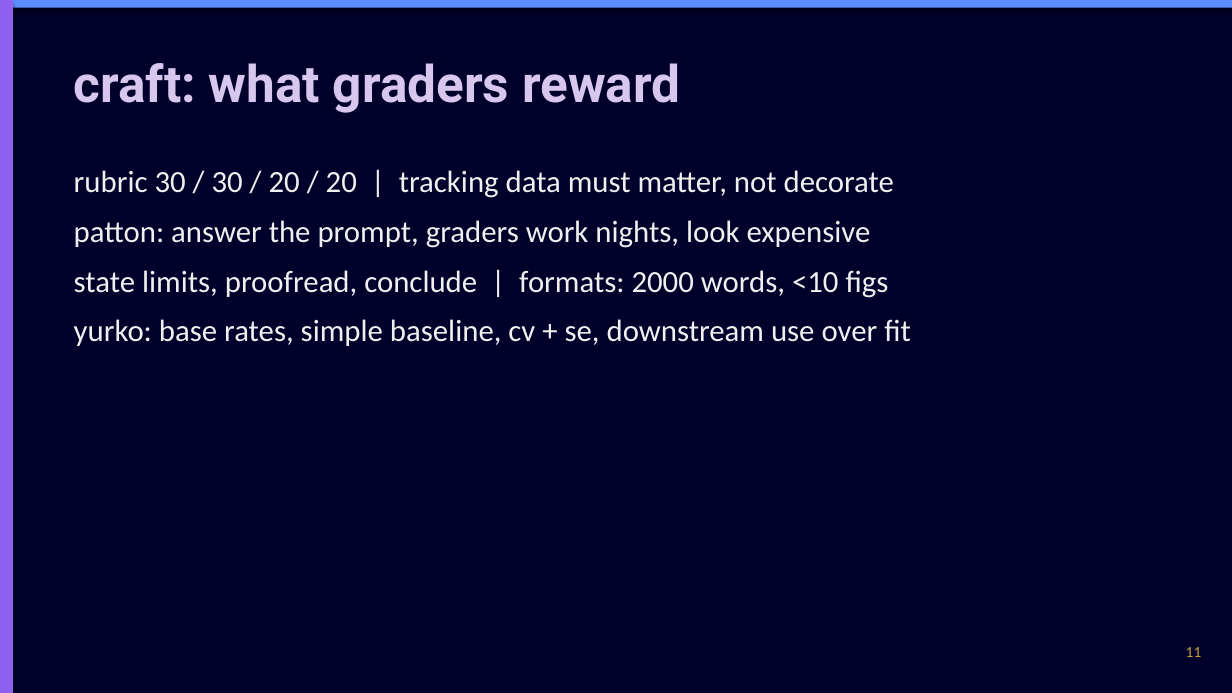
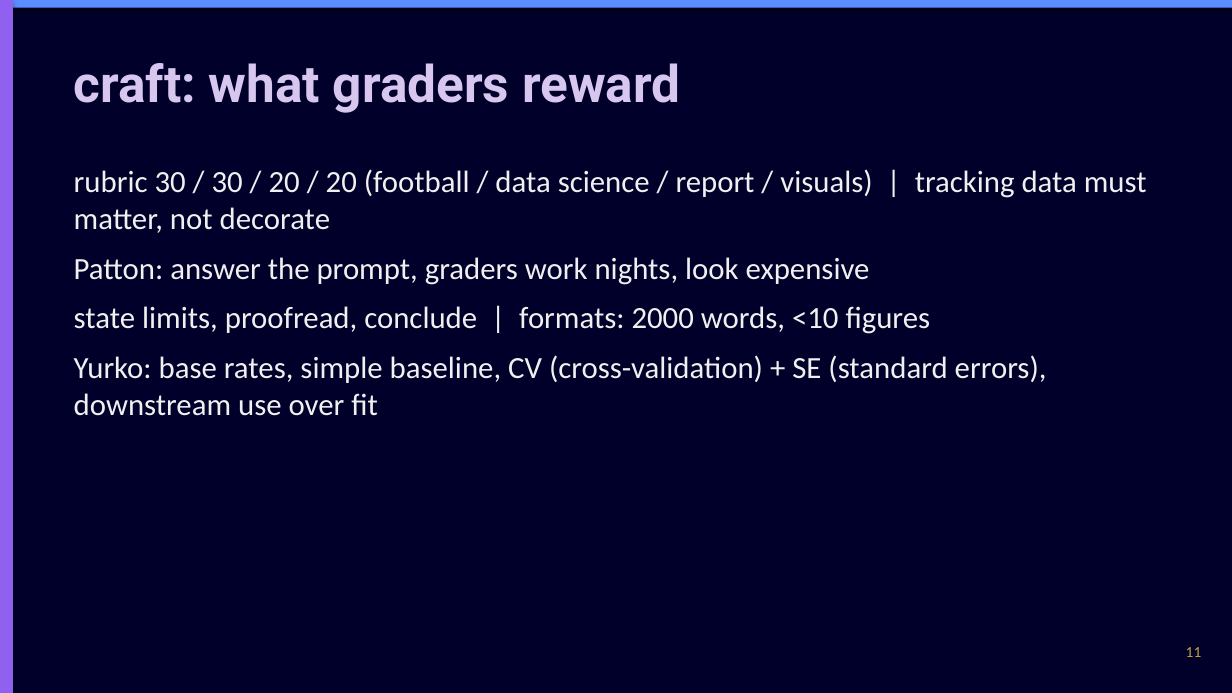
Before and after one commit to chasko-labs/nfl-big-data-bowl-2027, a slide deck: slide 11 of deck/unified.pptx. Drawn at 1232x693 pixels with LibreOffice and Linux fonts; fonts in the diff are those of the drawing. Boxes give left, top, right and bottom in pixels: in the first picture for what was removed or moved away, otherwise in the second. Text is boxed around its words. In the diff, an @@ line names an element or a change of style, - is before the commit and + after.

```diff
--- a/deck/unified.pptx
+++ b/deck/unified.pptx
@@ text at bbox=[74, 169, 1147, 416]: text changed @@
-rubric 30 / 30 / 20 / 20 | tracking data must matter, not decorate
-patton: answer the prompt, graders work nights, look expensive
-state limits, proofread, conclude | formats: 2000 words, <10 figs
-yurko: base rates, simple baseline, cv + se, downstream use over fit
+rubric 30 / 30 / 20 / 20 (football / data science / report / visuals) | tracking data must matter, not decorate
+Patton: answer the prompt, graders work nights, look expensive
+state limits, proofread, conclude | formats: 2000 words, <10 figures
+Yurko: base rates, simple baseline, CV (cross-validation) + SE (standard errors), downstream use over fit
```
Also in this commit, not shown: 14 other slides changed.
